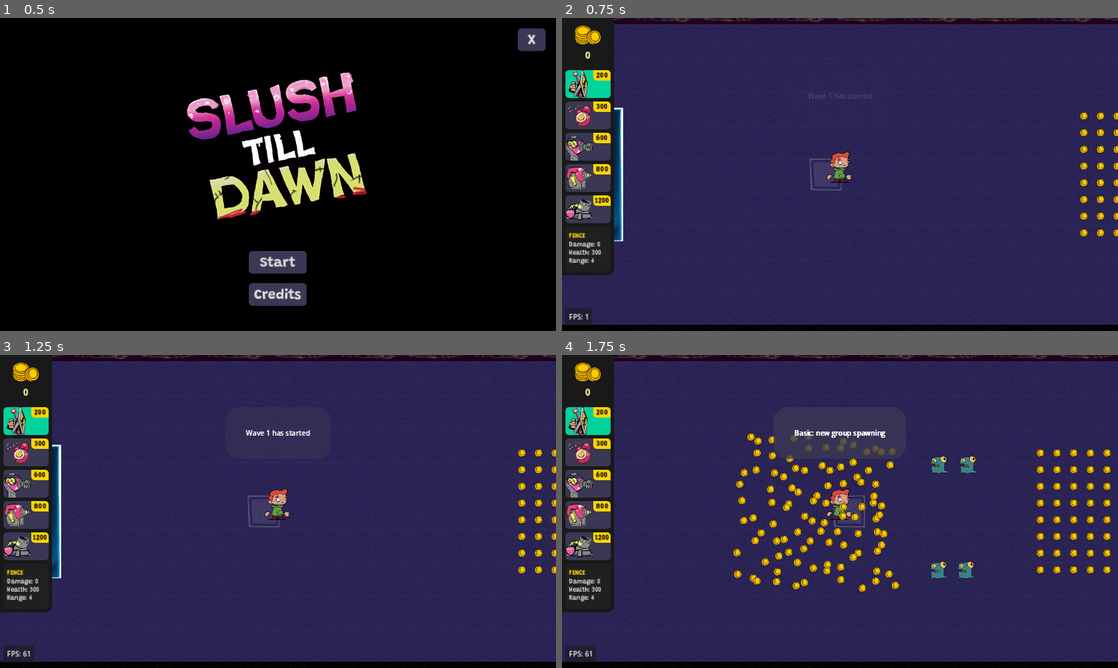
Above: before the commit, frames 1-4 (two rows, left to right).
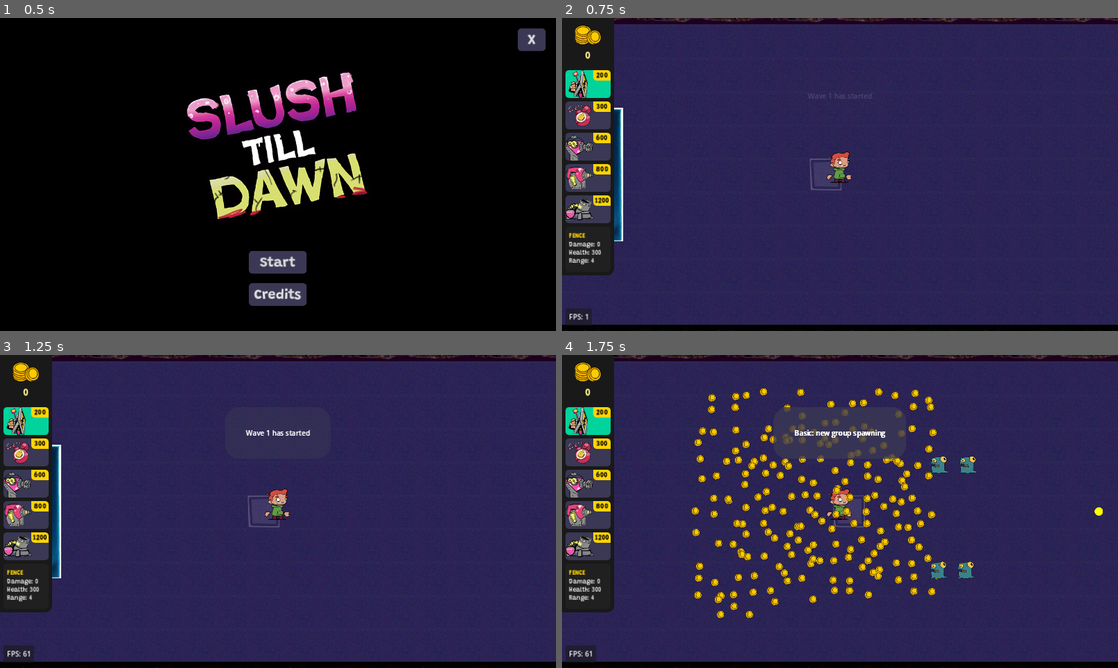
Above: after the commit, the same moments.

Repository: Slushie-Defense/Slushie
Game: Godot game, scene res://Levels/SplashScreen/SplashScreen.tscn
The game is run twice, just before and just after one commit, with the same random seed, the same clock (stepped at 60 frames per second) and the same inputs. Sound files missing from this copy of the repository are replaced by a short silence.
Inputs:
- Up to frame 1 (0.5 s): no input
- Up to frame 2 (0.75 s): click "Start" at 0.5 s
- Up to frame 3 (1.25 s): no input
- Up to frame 4 (1.75 s): tap Enter (StartButton) at 1.25 s; hold Right (RightButton) from 1.28 s (still down); hold Space (ActionButton) from 1.28 s (still down)

Frame 1 is identical in both runs. In frame 2, 0.6% of the frame differs, in the area x 93-100%, y 30-70%; in frame 3, 0.6%; in frame 4, 8.2%, in the area x 23-99%, y 10-85%.

Commit message:
Coins

Diff:
--- a/Autoload/Main.gd
+++ b/Autoload/Main.gd
@@ -13,7 +13,7 @@
 # Coin count
 var coin_spawner_scene = load("res://Entities/Coin/CoinSpawner.tscn")
 var coins : int = 0
-var coin_reward : int = 100
+var coin_reward : int = 200
 
 # Called when the node enters the scene tree for the first time.
 func _ready():
--- a/Entities/Coin/CoinSpawner.gd
+++ b/Entities/Coin/CoinSpawner.gd
@@ -4,14 +4,17 @@
 @export var coin_gap : int = 64
 @export var instant_pickup : bool = false
 @export var randomize_postion : bool = false
+@export var hide : bool = false
 
 var coin_scene = load("res://Entities/Coin/Coin.tscn")
 @onready var coin_sprite : Sprite2D = $Sprite2D
 
 # Called when the node enters the scene tree for the first time.
 func _ready():
+	if hide:
+		return
+	coin_sprite.call_deferred("queue_free")
 	coin_sprite.visible = false
-	coin_sprite.call_deferred("queue_free")
 	call_deferred("_spawn_coins")
 
 func _spawn_coins():
--- a/Levels/Level1.tscn
+++ b/Levels/Level1.tscn
@@ -146,6 +146,7 @@
 [node name="CoinSpawner" parent="." instance=ExtResource("11_cched")]
 position = Vector2(2560, 576)
 number_of_coins = 64
+hide = true
 
 [editable path="GroundTexture"]
 [editable path="TreesTexture2"]
